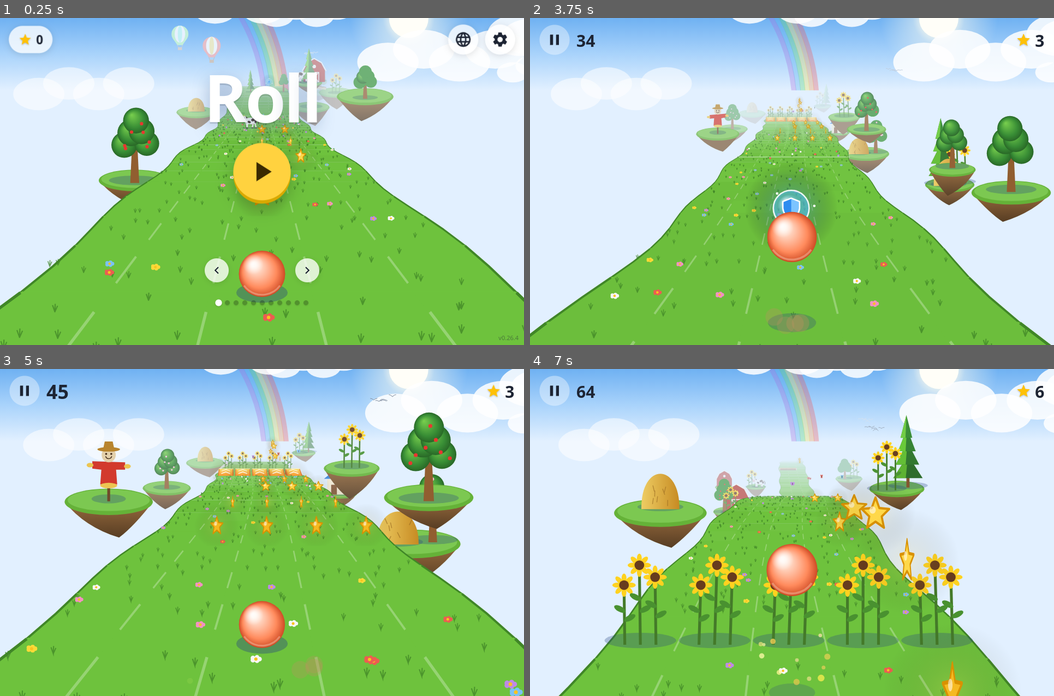
Above: before the commit, frames 1-4 (two rows, left to right).
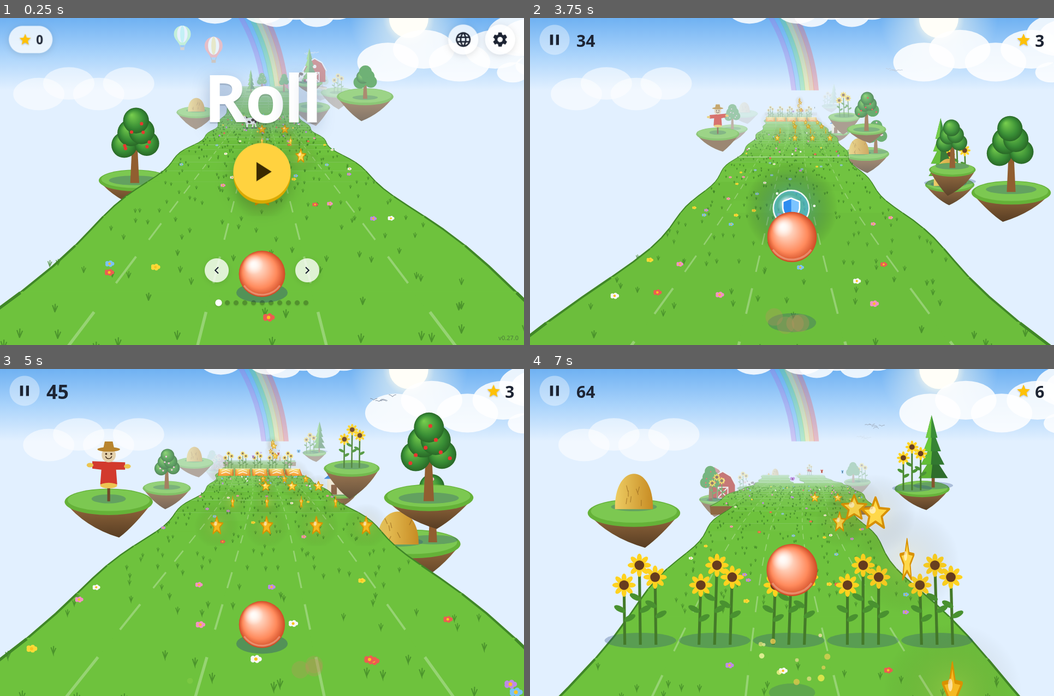
Above: after the commit, the same moments.

Repository: zxibizz/roll-game
Game: browser game, page public/index.html
Same seed, same stepped clock (60 frames per second), same inputs: the game is played once before the commit and once after it.
Inputs:
- Up to frame 1 (0.25 s): no input
- Up to frame 2 (3.75 s): click "Play" at 0.27 s; hold Right 1.03-1.53 s; tap Ctrl every 0.5 s from 1.1 to 3.6 s; hold Down 1.58-1.85 s; hold Left 1.9-2.47 s; hold Up 2.52-2.82 s; tap A at 2.52 s; hold Right 2.87-3.53 s; hold Up from 3.58 s (still down)
- Up to frame 3 (5 s): release Up at 3.82 s; hold Left 3.87-4.3 s; tap Ctrl at 4.1, 4.6 s; hold Down 4.35-4.68 s; hold Right from 4.73 s (still down)
- Up to frame 4 (7 s): tap Ctrl every 0.5 s from 5.1 to 6.6 s; release Right at 5.23 s; hold Down 5.28-5.55 s; hold Left 5.6-6.17 s; hold Up 6.22-6.52 s; hold Right from 6.57 s (still down)

The runs differ from the first frame. In frame 1, 0.5% of the frame differs, in the area x 32-99%, y 2-99%; in frame 2, less than 0.1%; in frame 3, 0.9%; in frame 4, 7.7%, in the area x 10-81%, y 14-55%.

Commit message:
game: the last biome keeps getting harder up to row 10 000 and past it - less and less time for a swipe, the path moves after more waves, now and then two lanes at once; version 0.27.0

Diff:
--- a/public/core.js
+++ b/public/core.js
@@ -1,7 +1,7 @@
 // Game world: the track generator and the ball physics. No DOM here: the page draws the world (client.js),
 // the tests run it in Node (test/core.test.js).
 // When any file in public/ changes, bump VERSION here and in sw.js (a test checks they match).
-export const VERSION = '0.26.4';
+export const VERSION = '0.27.0';
 
 // ---- Tuning ----
 // The track has 7 lane slots. Usually the road takes the middle 5 (lanes 1..5); now and then it widens to all 7
@@ -122,6 +122,14 @@
 export const endOf = (s) => (s >= FINAL_SEC ? Math.floor(s - FINAL_SEC) : -1);
 // how far the endless difficulty has gone, 0..1: the waves are as close as fair play allows after two minutes of it
 export const endHard = (s) => clamp((endOf(s) + 1) / 24, 0, 1);
+// And past that it keeps on: the time a player gets for a swipe (REACT) shrinks from 0.6 s to REACT_END by
+// REACT_SECS sections into the last biome (about row 10 000, three minutes of it) and stays there (at 0.1 even a
+// perfect player was caught past row 11 500). The path moves after more and more of the waves, in the end now and
+// then two lanes at once (two swipes, with time for both). Reaching 10 000 asks for quick hands all the way (owner's
+// wish: "very hard"); see the README for what a bot playing the path a fixed time late gets (~/scripts/roll-hard).
+const REACT_END = 0.15, REACT_SECS = 34;
+export const endGrind = (s) => { const e = endOf(s); return e < 0 ? 0 : (e + 1) / REACT_SECS; };   // 0, then 1 at about row 10 000, and on
+export const reactOf = (s) => REACT - (REACT - REACT_END) * Math.min(1, endGrind(s));
 export function speedOf(s) {
   const v = Math.min(VMAX, V0 * Math.pow(VMUL, Math.max(0, s))), e = endOf(s);
   return e < 0 ? v : Math.min(END_VMAX, v + END_DV * (e + 1));
@@ -306,9 +314,18 @@
   rest(K, mode, sec) {
     const r = this.r, h = endHard(sec);
     this.gap = K + Math.floor(r() * 5 * (1 - h)) + (r() < 0.1 * (1 - h) ? 8 + Math.floor(r() * 10) : 0);
-    if ((mode === 'normal' || mode === 'split') && r() < 0.55) {
+    const g = Math.min(1, endGrind(sec));
+    if ((mode === 'normal' || mode === 'split') && r() < 0.55 + 0.35 * g) {
       const ds = [-1, 1].filter((d) => this.pathLane(mode, this.path + d));
-      if (ds.length) this.shift(ds[Math.floor(r() * ds.length)]);
+      if (ds.length) {
+        const d = ds[Math.floor(r() * ds.length)];
+        this.shift(d);
+        // late in the last biome, now and then on by one more lane: a second swipe, and the time for it
+        if (mode === 'normal' && r() < 0.35 * g && this.pathLane(mode, this.path + d)) {
+          this.shift(d);
+          const vK = fastOf(sec + 1); this.gap += Math.ceil(vK * shiftTime(vK));
+        }
+      }
     }
     if (mode === 'normal' && r() < 0.3) this.wantJump = true;
     // a bonus is due: it goes some way after this piece, and the free stretch is longer by as much, so there is
@@ -483,7 +500,7 @@
   gen() {
     const i = this.rows.length, r = this.r, sec = secOf(i), k = i - secStart(sec);
     // free rows are counted for the next section's speed: the next wave may already lie there
-    const v = speedOf(sec), vhi = fastOf(sec), vK = fastOf(sec + 1), K = Math.ceil(vK * (REACT + shiftTime(vK)));
+    const v = speedOf(sec), vhi = fastOf(sec), vK = fastOf(sec + 1), K = Math.ceil(vK * (reactOf(sec + 1) + shiftTime(vK)));
     const block = Array(LANES).fill(false), ramp = Array(LANES).fill(false), low = Array(LANES).fill(false);
     const star = Array(LANES).fill(0);   // 0 — none, otherwise 1 + its height above the spot where a resting ball would be
     // the ground is flat at the start, under a jump and while one is waiting for flat ground
--- a/public/sw.js
+++ b/public/sw.js
@@ -3,7 +3,7 @@
 // A new version installs in the background and waits: the home screen shows an update button, and a tap on it
 // ('skip') lets it take over (the page then reloads). Untapped, it takes over once every window of the game is closed.
 // Music is not part of a version: tracks go into their own cache when first played and stay there across versions.
-const VERSION = '0.26.4';
+const VERSION = '0.27.0';
 const CACHE = `roll-v${VERSION}`;
 const MUSIC_CACHE = 'roll-music-1';   // bump only if a track file changes
 const ASSETS = [
--- a/test/core.test.js
+++ b/test/core.test.js
@@ -1,7 +1,7 @@
 import { test } from 'node:test';
 import assert from 'node:assert/strict';
 import fs from 'node:fs';
-import { World as GameWorld, Track, secStart, secOf, secPos, BIOME_SECS, SEC_T, LANES, MID, VERSION, HOP_VY, HOP_G, HOP_WIN, hopRows, slowOf, SPEED_TOL, BOX_H, R, CROSS_ROWS, CROSS_FAR, CROSS_E …(154 unchanged characters)…
+import { World as GameWorld, Track, secStart, secOf, secPos, BIOME_SECS, SEC_T, LANES, MID, VERSION, HOP_VY, HOP_G, HOP_WIN, hopRows, slowOf, SPEED_TOL, reactOf, BOX_H, R, CROSS_ROWS, CROSS_FAR, CROSS_E …(154 unchanged characters)…
 
 // Most tests look at the road and the ball alone: their world has no bonuses lying on it (the road is the same).
 class World extends GameWorld {
@@ -1165,11 +1165,16 @@
 test('the last biome stays fair however far it goes: the bots get through to the top speed', () => {
   inEndgame((E) => {
     const end = secStart(E + 44);   // past END_VMAX
+    // The lazy bot (it dodges only within 0.75 s of a thing, once well inside its lane) and the jumper (it jumps
+    // whatever is in its lane and moves over only when its lane ends within 0.8 s) look ahead a fixed short time:
+    // they stand for players who do not look ahead, and are meant to fall behind once the time for a swipe has shrunk
+    // (reactOf). They are held to the stretch where that time is still 0.45 s or more; the path bot goes all the way.
+    let shortEnd = E; while (reactOf(shortEnd + 1) >= 0.45) shortEnd++;
     for (let seed = 1; seed <= 8; seed++) {
       for (const bot of ['path', 'lazy', 'jumper']) {
-        const w = new World(seed);
+        const w = new World(seed), to = bot === 'path' ? end : secStart(shortEnd);
         w.skipTo(6);
-        while (w.state === 'run' && w.ball.z < end) { if (bot === 'path') w.auto(); else if (bot === 'lazy') lazy(w); else jumper(w); w.step(DT); }
+        while (w.state === 'run' && w.ball.z < to) { if (bot === 'path') w.auto(); else if (bot === 'lazy') lazy(w); else jumper(w); w.step(DT); }
         assert.equal(w.state, 'run', `seed ${seed}, ${bot}: ${w.state} at row ${Math.floor(w.ball.z)}, section ${secOf(w.ball.z) - E} of the last biome, ${w.v.toFixed(1)} rows/s`);
       }
     }
